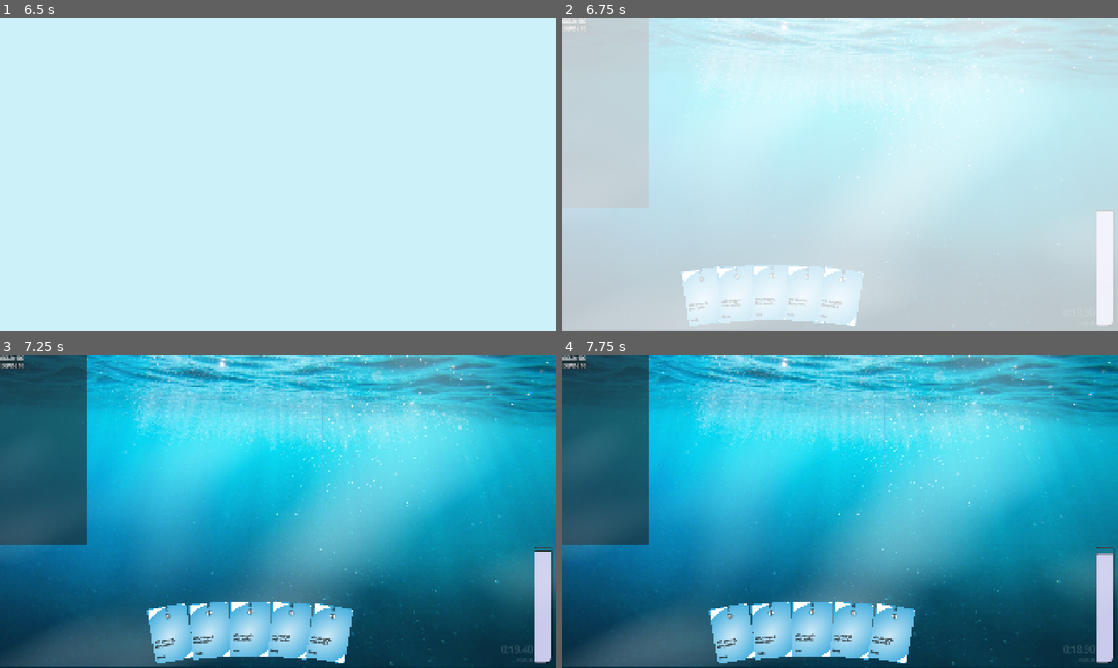
Above: before the commit, frames 1-4 (two rows, left to right).
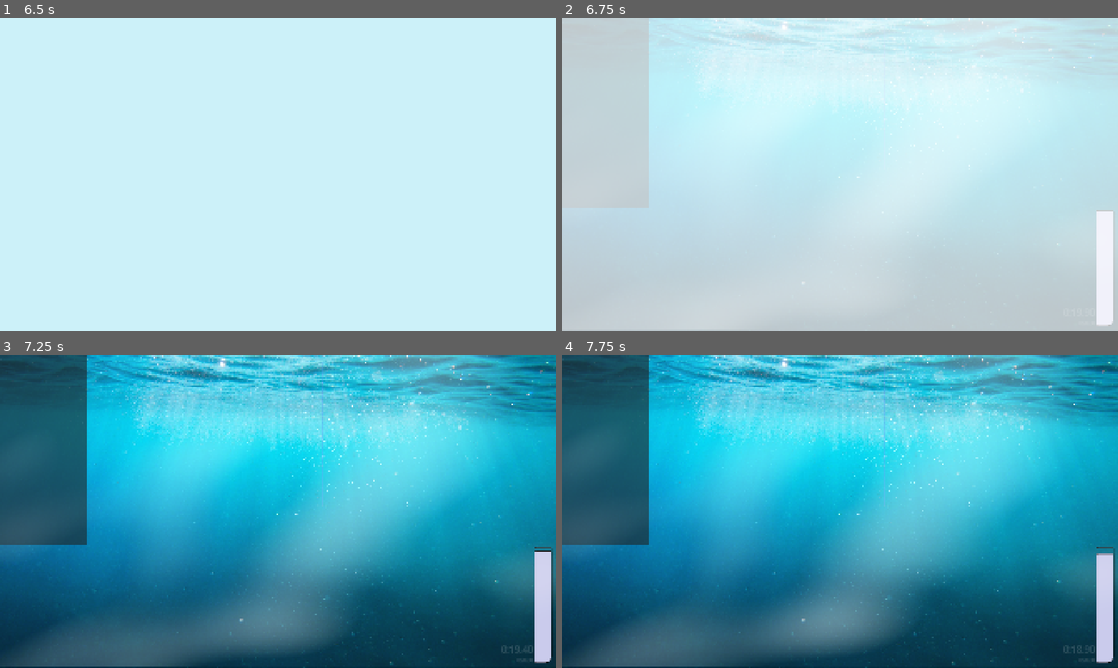
Above: after the commit, the same moments.

Repository: rosswolf/Tourbillon
Game: Godot game, scene res://src/scenes/main_menu.tscn
The game is run twice, just before and just after one commit, with the same random seed, the same clock (stepped at 60 frames per second) and the same inputs. Sound files missing from this copy of the repository are replaced by a short silence.
Inputs (mouse positions are in pixels of both pictures, inside the frame that each line leads up to):
- Up to frame 1 (6.5 s): click "Play" at 0.5 s; move the mouse to (400, 158) at 1.27 s; click (400, 158) at 1.42 s; tap Enter at 2, 3.5, 5 s; drag from (166, 190) to (250, 237) at 2.02 s; tap Space at 2.75, 4.25, 5.75 s; move the mouse to (333, 105) at 2.77 s; click (333, 105) at 2.92 s; drag from (250, 237) to (111, 127) at 3.52 s; move the mouse to (444, 221) at 4.27 s; click (444, 221) at 4.42 s; drag from (111, 127) to (194, 96) at 5.02 s; move the mouse to (305, 174) at 5.77 s; click (305, 174) at 5.92 s
- Up to frame 2 (6.75 s): drag from (756, 96) to (728, 190) at 6.52 s
- Up to frame 3 (7.25 s): no input
- Up to frame 4 (7.75 s): move the mouse to (962, 495) at 7.27 s; click (962, 495) at 7.42 s

Frame 1 is identical in both runs. In frame 2, 4.8% of the frame differs, in the area x 0-55%, y 0-99%; in frame 3, 6.3%; in frame 4, 6.3%, in the area x 0-64%, y 0-99%.
Error after the commit: Parse Error: Identifier "card_instance_id" not declared in the current scope. (res://src/scenes/core/library.gd:232)

Commit message:
minor refactor

Diff:
--- a/elastic-app/app/src/scenes/core/library.gd
+++ b/elastic-app/app/src/scenes/core/library.gd
@@ -168,11 +168,7 @@
 func print_hand_size():
 	print(hand.get_count())
 
-func signal_card_drawn(card_instance_id):
-	GlobalSignals.signal_core_card_drawn(card_instance_id)
-
-func signal_card_removed_from_hand(card_instance_id):
-	GlobalSignals.signal_core_card_removed_from_hand(card_instance_id)
+
 
 # Add a new card to a specific zone
 func add_card_to_zone(card: Card, zone: Zone):
@@ -180,9 +176,6 @@
 	zone_obj.add_card(card)
 	card_zone_map[card.instance_id] = zone
 
-	#if zone == Zone.HAND:
-		#signal_card_drawn(card.instance_id)
-		#signal_hand_changed()
 
 # Move a card from specified zone to its current zone.
 func move_card_to_zone(card_instance_id: String, new_zone: Zone, from_zone: Zone, override_limit: bool = false) -> bool:
@@ -236,7 +229,7 @@
 func discard_hand():
 	for card in hand.get_all_cards():
 		move_card_to_zone(card.instance_id, Zone.GRAVEYARD, Zone.HAND)
-		signal_card_removed_from_hand(card.instance_id)
+		GlobalSignals.signal_core_card_removed_from_hand(card_instance_id)
 		# for each card in hand, discard it.
 
 func draw_card(how_many: int):
@@ -250,7 +243,7 @@
 		if next_card:
 			add_card_to_zone(next_card, Zone.HAND)
 
-			signal_card_drawn(next_card.instance_id)
+			GlobalSignals.signal_core_card_drawn(card_instance_id)
 
 func draw_new_hand(desired_hand_size: int):
 	discard_hand()
